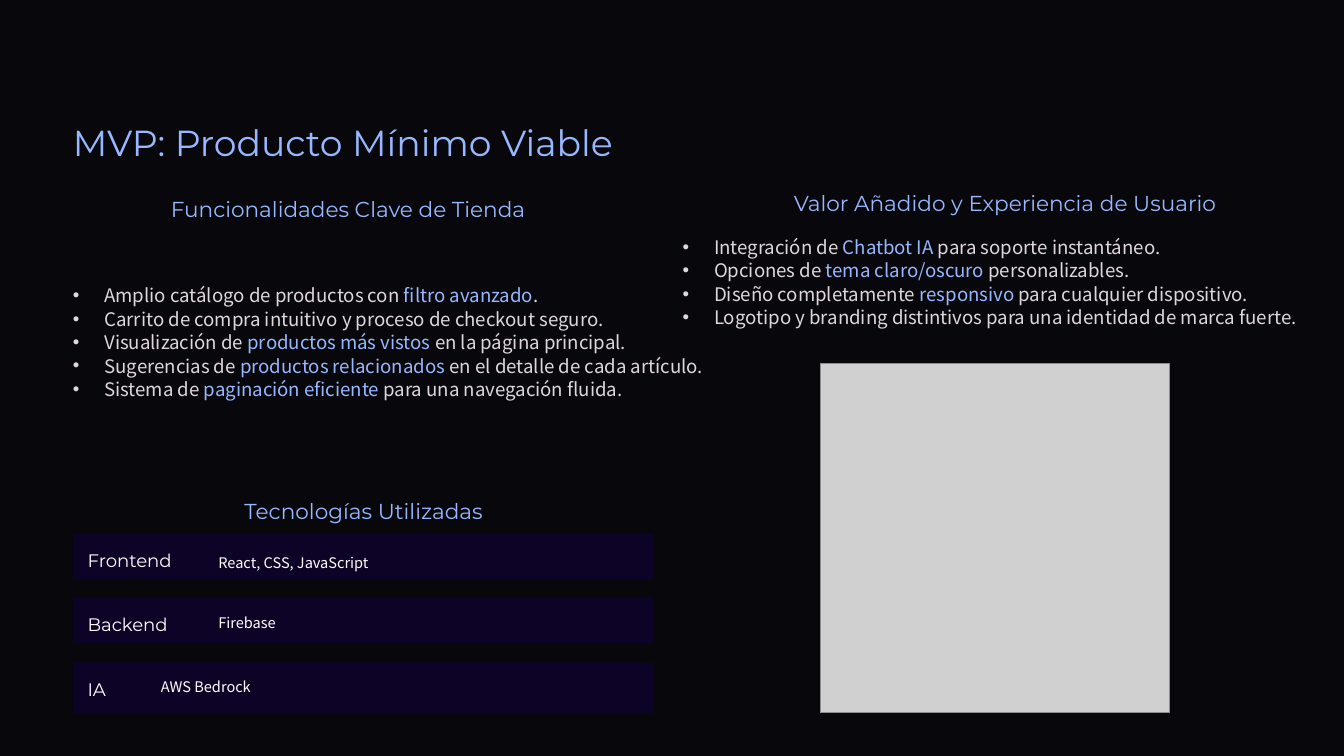
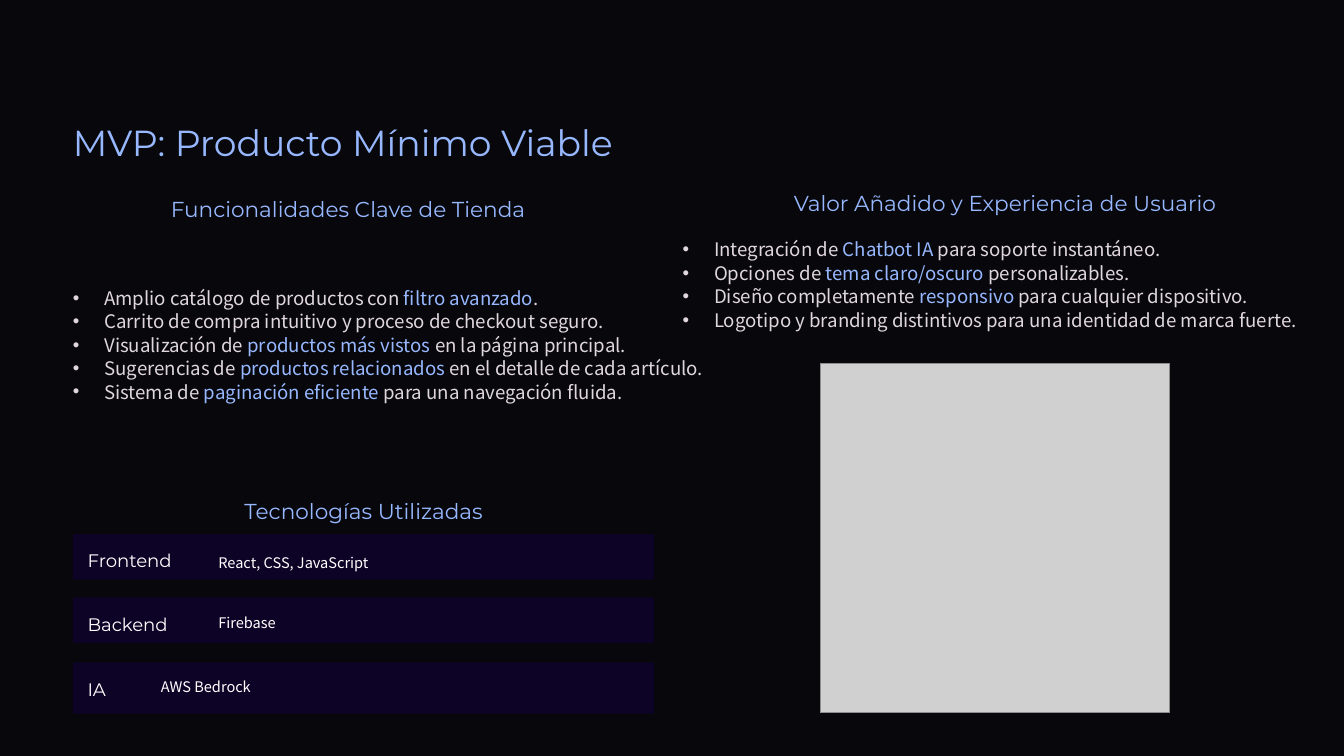
Before and after one commit to DavidCorredorMiguel/proyectogrupo2, a slide deck: slide 8 of Tech-and-Learn-Innovacion-y-Aprendizaje-en-E-commerce (1).pptx. Drawn at 1344x756 pixels with LibreOffice and Linux fonts; fonts in the diff are those of the drawing; grey boxes stand for pictures; background and template pictures are left out. Boxes give left, top, right and bottom in pixels: in the first picture for what was removed or moved away, otherwise in the second. Text is boxed around its words. In the diff, an @@ line names an element or a change of style, - is before the commit and + after.

```diff
--- a/Tech-and-Learn-Innovacion-y-Aprendizaje-en-E-commerce (1).pptx
+++ b/Tech-and-Learn-Innovacion-y-Aprendizaje-en-E-commerce (1).pptx
@@ line spacing 17pt to 1 in 9 elements at bbox=[104, 289, 539, 310], bbox=[104, 309, 603, 333], bbox=[104, 336, 626, 357], bbox=[104, 356, 627, 380], bbox=[104, 379, 622, 404], bbox=[714, 240, 1160, 261], bbox=[714, 265, 1129, 285], bbox=[714, 284, 1248, 308], bbox=[714, 312, 1297, 332] @@
```
Also in this commit, not shown: 7 other slides changed.
